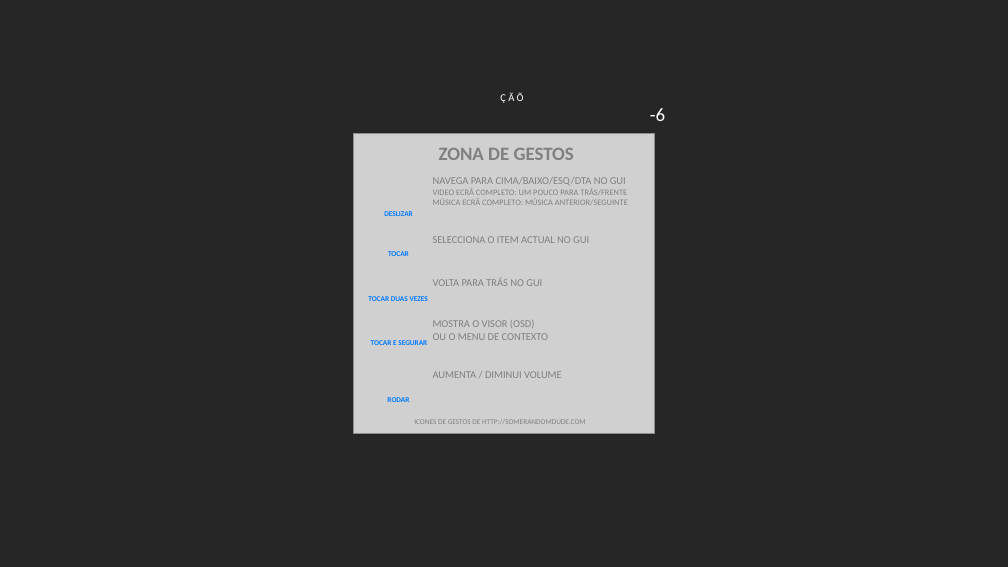
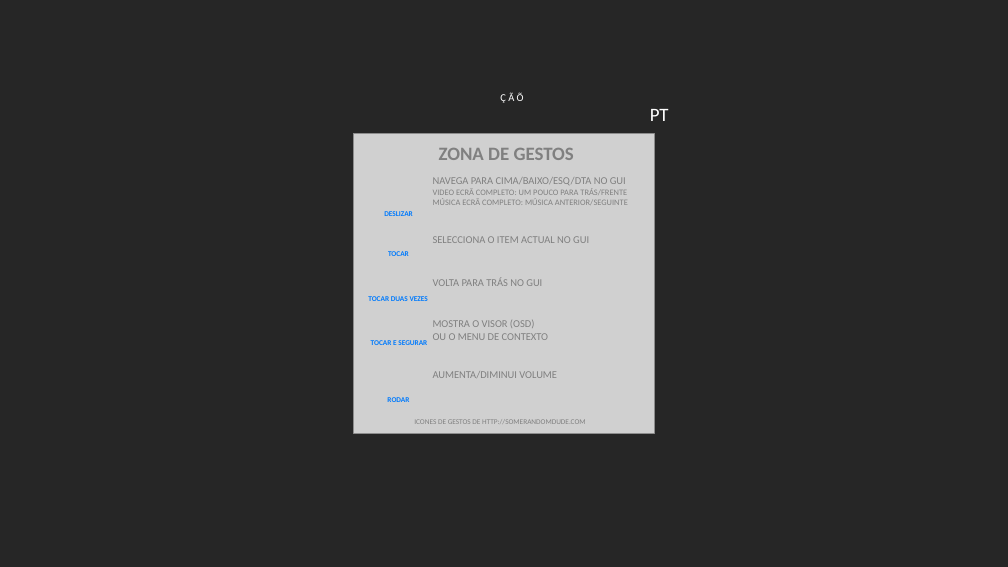
Before and after one commit to xbmc/Official-Kodi-Remote-iOS, a slide deck: slide 9 of templates/template_remote_gesture_help.pptx. Drawn at 1008x567 pixels with LibreOffice and Linux fonts; fonts in the diff are those of the drawing; grey boxes stand for pictures. Boxes give left, top, right and bottom in pixels: in the first picture for what was removed or moved away, otherwise in the second. Text is boxed around its words. In the diff, an @@ line names an element or a change of style, - is before the commit and + after.

```diff
--- a/templates/template_remote_gesture_help.pptx
+++ b/templates/template_remote_gesture_help.pptx
@@ text at (x1=650, y1=109, x2=669, y2=121): text changed @@
--6
+PT
@@ text at (x1=433, y1=371, x2=557, y2=378): spaces changed @@
-AUMENTA / DIMINUI VOLUME
+AUMENTA/DIMINUI VOLUME
```
Also in this commit, not shown: 8 other slides changed, 6 slides added, 1 slide removed, 1 other file.
